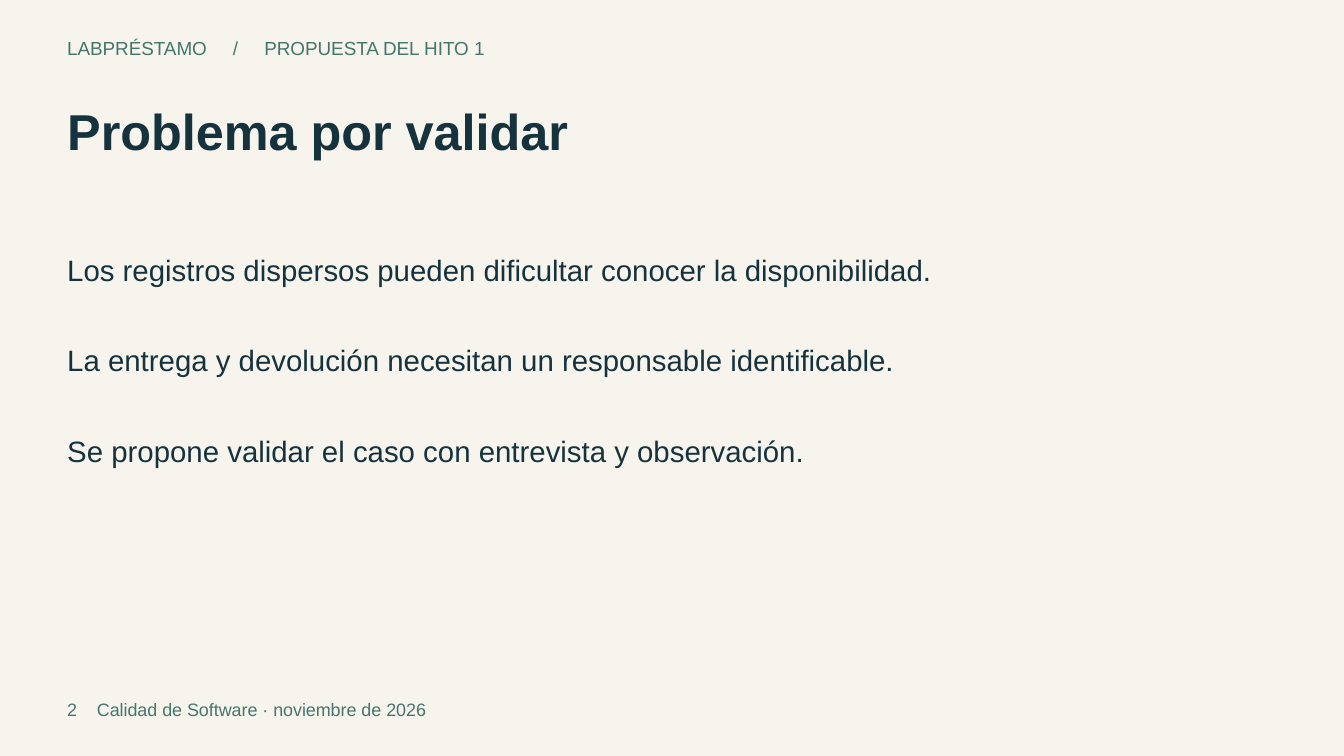
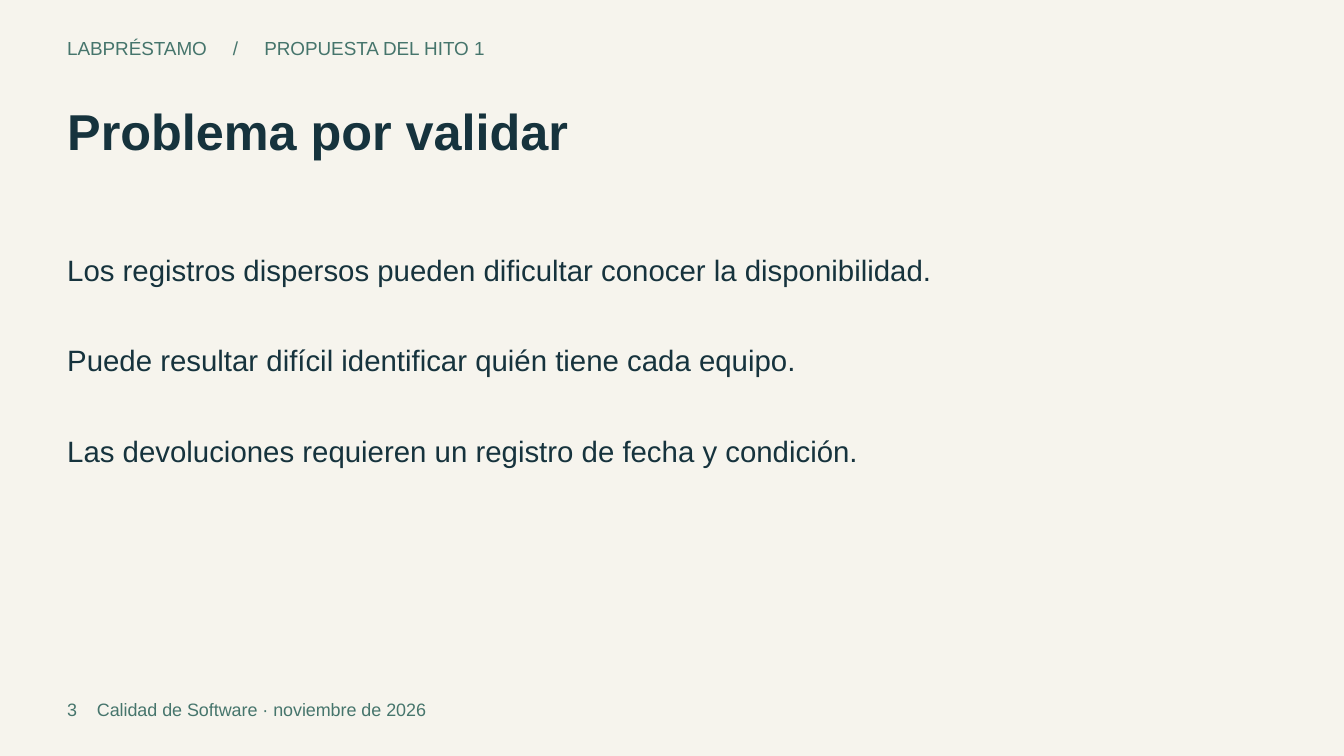
Before and after one commit to Piero-design/LabPrestamo, a slide deck: slide 3 of documentos/LabPrestamo_Hito_1.pptx (slide 2 before the commit). Drawn at 1344x756 pixels with LibreOffice and Linux fonts; fonts in the diff are those of the drawing. Boxes give left, top, right and bottom in pixels: in the first picture for what was removed or moved away, otherwise in the second. Text is boxed around its words. In the diff, an @@ line names an element or a change of style, - is before the commit and + after.

Commit message:
Ajustar al alcance del primer entregable e incorporar mockups

```diff
--- a/documentos/LabPrestamo_Hito_1.pptx
+++ b/documentos/LabPrestamo_Hito_1.pptx
@@ text at <box>67,349,795,377</box>: text changed @@
-La entrega y devolución necesitan un responsable identificable.
+Puede resultar difícil identificar quién tiene cada equipo.
@@ text at <box>67,440,857,467</box>: text changed @@
-Se propone validar el caso con entrevista y observación.
+Las devoluciones requieren un registro de fecha y condición.
@@ text at <box>67,703,426,716</box>: text changed @@
-2 Calidad de Software · noviembre de 2026
+3 Calidad de Software · noviembre de 2026
```
Also in this commit, not shown: 6 other slides changed, 3 slides added, 8 slides removed, 8 other files.
